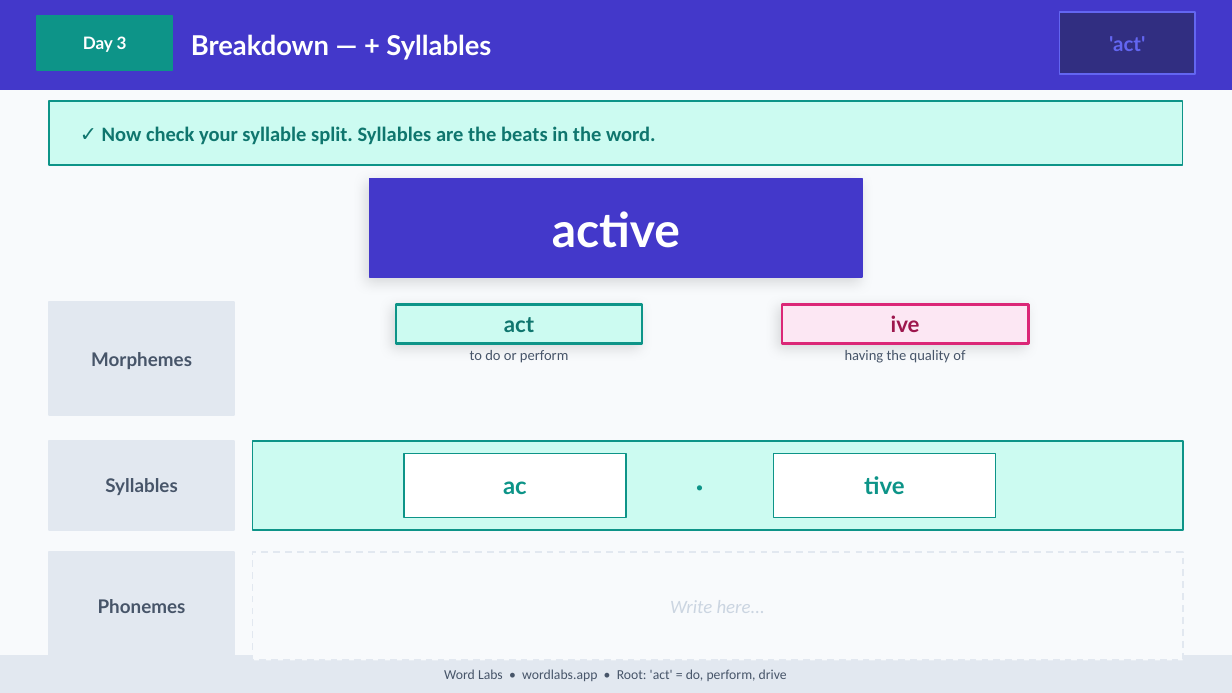
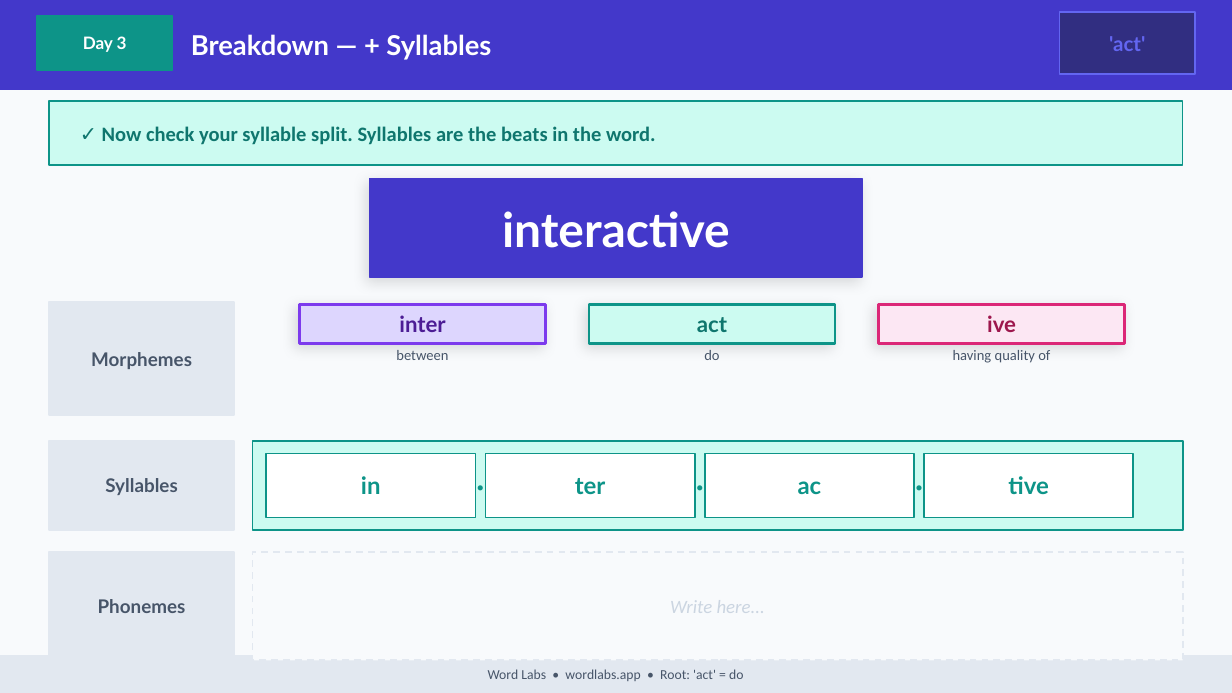
Before and after one commit to NickD135/morphology-builder, a slide deck: slide 26 of output/wordlabs-act-3day.pptx. Drawn at 1232x693 pixels with LibreOffice and Linux fonts; fonts in the diff are those of the drawing. Boxes give left, top, right and bottom in pixels: in the first picture for what was removed or moved away, otherwise in the second. Text is boxed around its words. In the diff, an @@ line names an element or a change of style, - is before the commit and + after.

```diff
--- a/output/wordlabs-act-3day.pptx
+++ b/output/wordlabs-act-3day.pptx
@@ text at <box>502,211,730,248</box>: text changed @@
-active
+interactive
@@ rectangle added at <box>299,304,546,344</box>, fill #DDD6FE, outline #7C3AED 1.5 pt @@
@@ text added at <box>399,315,445,332</box>, 13 pt, text #4C1D95, bold @@
+inter
@@ text "act": place and size @@
-text "act" at <box>504,317,534,332</box>
+text "act" at <box>697,317,727,332</box>
@@ rectangle: place and size @@
-rectangle at <box>395,304,642,344</box>
+rectangle at <box>589,304,835,344</box>
@@ text "ive": place and size @@
-text "ive" at <box>891,315,920,332</box>
+text "ive" at <box>987,315,1016,332</box>
@@ rectangle: place and size @@
-rectangle at <box>782,304,1029,344</box>
+rectangle at <box>878,304,1125,344</box>
@@ text added at <box>396,350,448,360</box>, 8.5 pt, text #475569 @@
+between
@@ text removed at <box>470,350,568,363</box> @@
-to do or perform
@@ text added at <box>704,350,719,360</box>, 8.5 pt, text #475569 @@
+do
@@ text at <box>953,350,1050,363</box>: text changed @@
-having the quality of
+having quality of
@@ rectangle added at <box>266,453,476,517</box>, fill #FFFFFF, outline #0D9488 1 pt @@
@@ text added at <box>361,476,381,494</box>, 14 pt, text #0D9488, bold @@
+in
@@ text added at <box>476,453,485,517</box>, 16 pt, text #0D9488, bold @@
+·
@@ rectangle: place and size @@
-rectangle at <box>404,453,626,517</box>
+rectangle at <box>485,453,695,517</box>
@@ text added at <box>575,478,606,495</box>, 14 pt, text #0D9488, bold @@
+ter
@@ text "·" rewrapped from <box>626,453,774,517</box> to <box>695,453,705,517</box> @@
@@ rectangle: place and size @@
-rectangle at <box>774,453,995,517</box>
+rectangle at <box>705,453,914,517</box>
@@ text "ac": place and size @@
-text "ac" at <box>503,481,527,494</box>
+text "ac" at <box>798,481,822,494</box>
@@ text added at <box>914,453,924,517</box>, 16 pt, text #0D9488, bold @@
+·
@@ text "tive": place and size @@
-text "tive" at <box>864,476,905,495</box>
+text "tive" at <box>1008,476,1049,494</box>
@@ rectangle added at <box>924,453,1133,517</box>, fill #FFFFFF, outline #0D9488 1 pt @@
@@ text at <box>488,669,743,681</box>: text changed @@
-Word Labs • wordlabs.app • Root: 'act' = do, perform, drive
+Word Labs • wordlabs.app • Root: 'act' = do
```
Also in this commit, not shown: 34 other slides changed, 4 other files.
